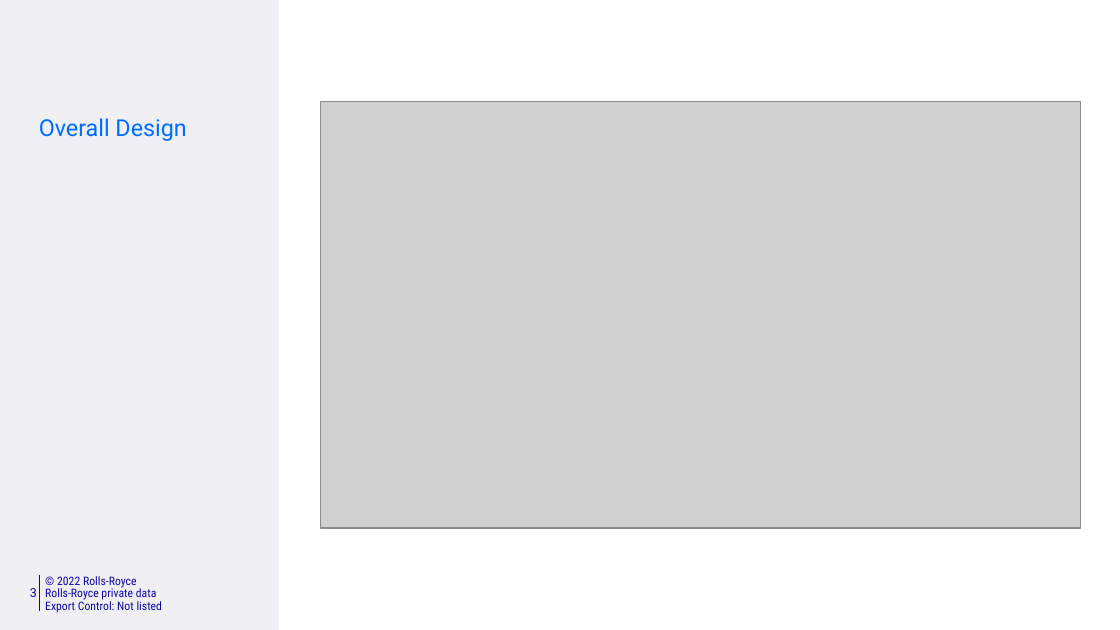
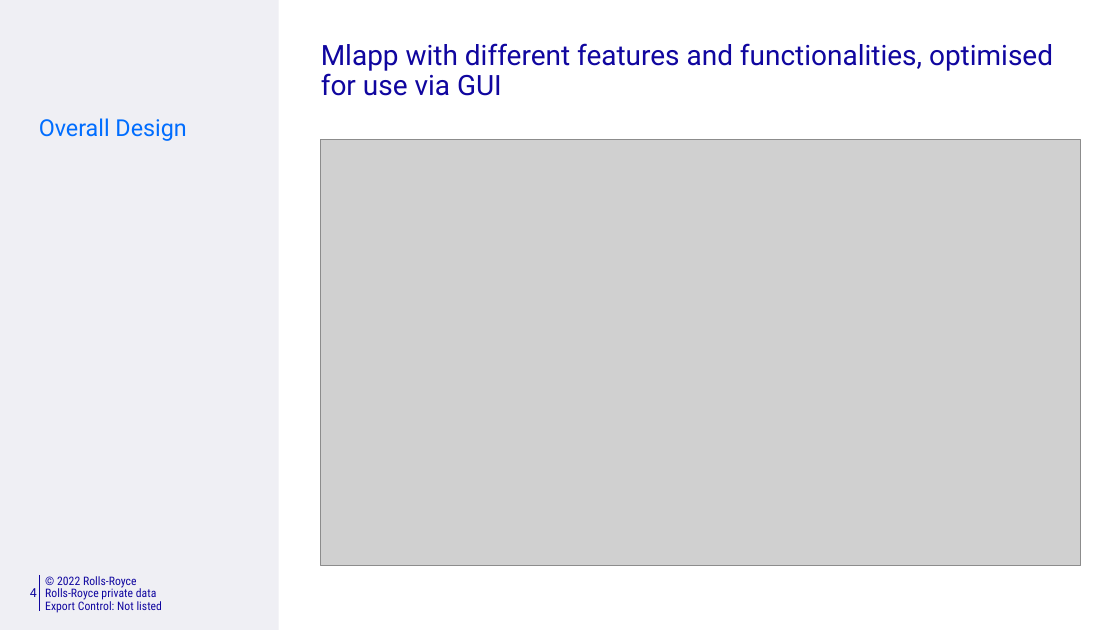
Before and after one commit to killingbear999/IPSOMEDT_Marine, a slide deck: slide 4 of notes/IPSOMEDT Marine_MATLAB discussion.pptx (slide 3 before the commit). Drawn at 1120x630 pixels with LibreOffice and Linux fonts; fonts in the diff are those of the drawing; grey boxes stand for pictures; background and template pictures are left out. Boxes give left, top, right and bottom in pixels: in the first picture for what was removed or moved away, otherwise in the second. Text is boxed around its words. In the diff, an @@ line names an element or a change of style, - is before the commit and + after.

```diff
--- a/notes/IPSOMEDT Marine_MATLAB discussion.pptx
+++ b/notes/IPSOMEDT Marine_MATLAB discussion.pptx
@@ title added at bbox=[321, 43, 1053, 96], 18 pt, text #10069F @@
+Mlapp with different features and functionalities, optimised for use via GUI
@@ picture: place and size @@
-picture at bbox=[320, 102, 1080, 529]
+picture at bbox=[320, 140, 1080, 567]
@@ page number at bbox=[30, 588, 37, 597]: text changed @@
-3
+4
```
Also in this commit, not shown: 8 other slides changed, 2 slides added, 1 other file.
